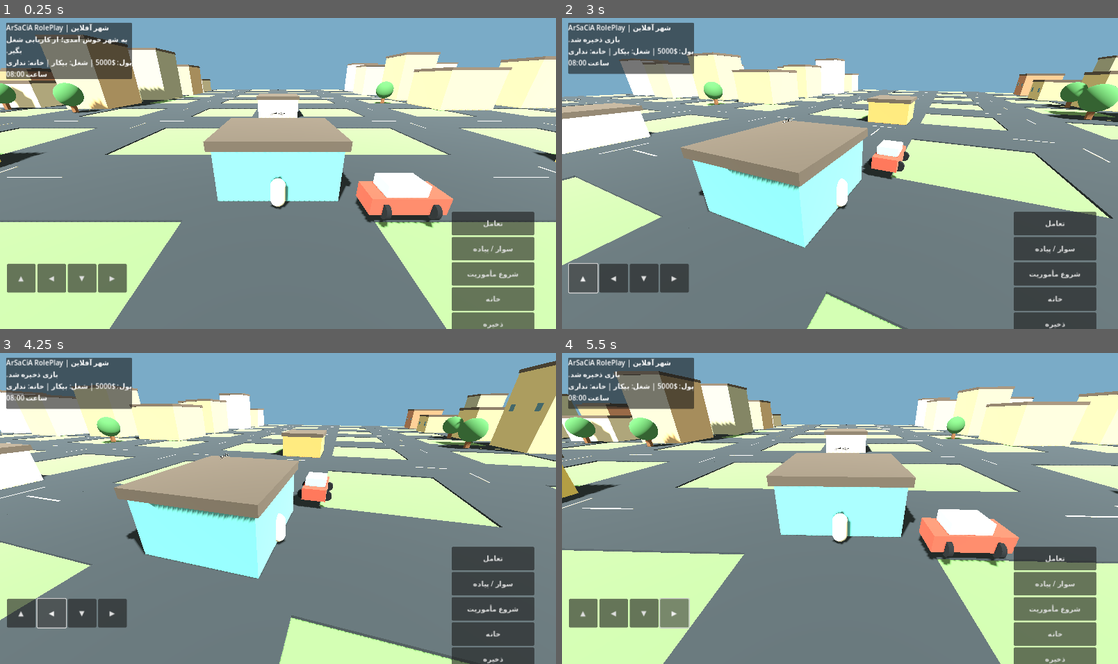
Above: before the commit, frames 1-4 (two rows, left to right).
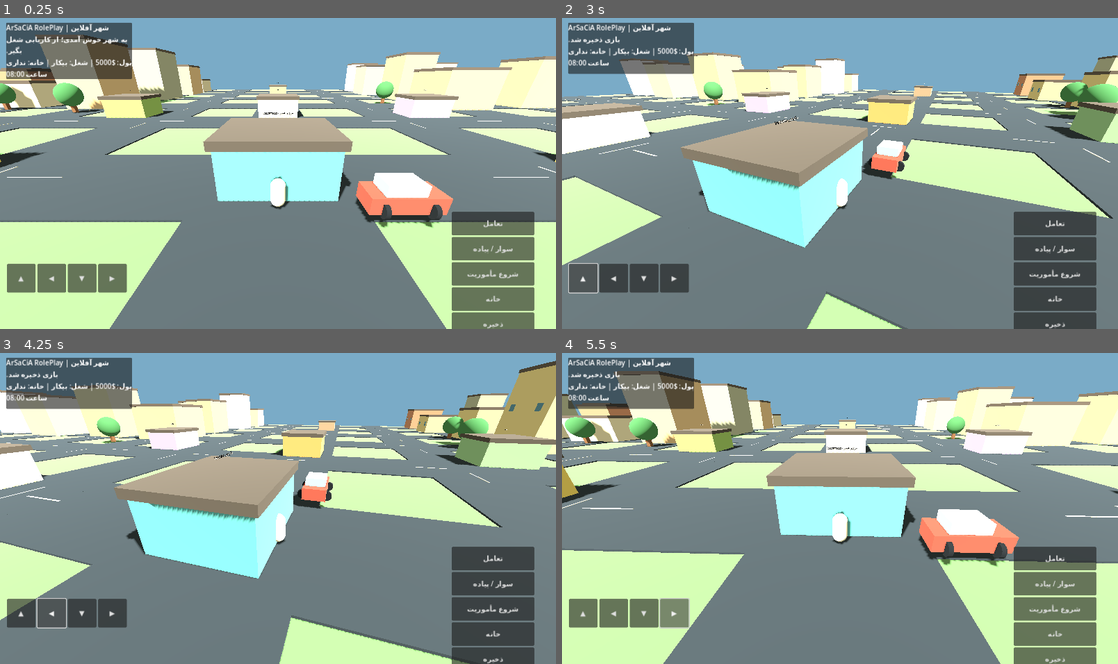
Above: after the commit, the same moments.

Repository: mvarkati1390-lgtm/FreeLife-Game
Game: Godot game, scene res://Main.tscn
Two runs of this game, one before a commit and one after it. Both use one fixed random seed, a clock stepped at 60 frames per second and the inputs below.
Inputs:
- Up to frame 1 (0.25 s): no input
- Up to frame 2 (3 s): click "تعامل" at 0.5 s; click "شروع مأموریت" at 1.25 s; click "ذخیره" at 2 s; click "▲" at 2.75 s
- Up to frame 3 (4.25 s): click "◀" at 3.5 s
- Up to frame 4 (5.5 s): click "▼" at 4.25 s; click "▶" at 5 s

The runs differ from the first frame. In frame 1, 1.7% of the frame differs, in the area x 17-83%, y 20-33%; in frame 2, 1.6%; in frame 3, 2.1%, in the area x 26-100%, y 21-38%; in frame 4, 1.7%.

Commit message:
Add ArSaCiA-inspired offline jobs and city districts

Diff:
--- a/scripts/main.gd
+++ b/scripts/main.gd
@@ -12,6 +12,11 @@
 var mission_active := false
 var mission_marker: MeshInstance3D
 var mission_target := Vector3(82, 0, -78)
+var mission_reward := 750
+var job_index := 0
+const JOBS := ["راننده تاکسی", "راننده اتوبوس", "راننده کامیون", "کشاورز", "خبرنگار", "مکانیک", "معلم"]
+const JOB_TARGETS := [Vector3(82,0,-78), Vector3(-92,0,72), Vector3(105,0,96), Vector3(-100,0,-90), Vector3(0,0,-112), Vector3(112,0,-15), Vector3(-20,0,112)]
+const JOB_REWARDS := [750, 900, 1200, 650, 700, 800, 700]
 var game_minutes := 8 * 60
 var save_path := "user://arsacia_save.json"
 
@@ -32,9 +37,9 @@
         var actor_pos = player.global_position
         if actor_pos.distance_to(mission_target) < 8.0:
             mission_active = false
-            cash += 750
+            cash += mission_reward
             mission_marker.visible = false
-            message_label.text = "مأموریت با موفقیت انجام شد! ۷۵۰ دلار گرفتی."
+            message_label.text = "مأموریت %s انجام شد! %s دلار پاداش گرفتی." % [current_job, mission_reward]
             _refresh_hud()
     var clock = hud.find_child("ClockLabel", true, false) if hud else null
     if clock:
@@ -87,7 +92,15 @@
     _add_location("تعمیرگاه", Vector3(31,0,0), Color("#d18a54"))
     _add_location("بانک", Vector3(0,0,-31), Color("#e5d48d"))
     _add_location("خانه فروشی", Vector3(0,0,31), Color("#b99ad5"))
-    _add_location("مرکز شهر", Vector3(0,0,0), Color("#5c9c9b"))
+    _add_location("مرکز شهر - Los Santos", Vector3(0,0,0), Color("#5c9c9b"))
+    _add_location("منطقه ساحلی", Vector3(-96,0,0), Color("#6b9da5"))
+    _add_location("منطقه صنعتی", Vector3(96,0,0), Color("#9b8068"))
+    _add_location("منطقه کوهستانی", Vector3(0,0,96), Color("#71865a"))
+    _add_location("منطقه تجاری", Vector3(0,0,-96), Color("#b7a06e"))
+    _add_location("ایستگاه اتوبوس", Vector3(-31,0,31), Color("#6595b0"))
+    _add_location("خبرگزاری", Vector3(31,0,-31), Color("#a58cba"))
+    _add_location("مدرسه", Vector3(31,0,31), Color("#86a77b"))
+    _add_location("مزرعه", Vector3(-31,0,-31), Color("#8ca85e"))
     _add_trees()
 
 func _add_location(label_text: String, pos: Vector3, color: Color):
@@ -233,8 +246,21 @@
         cash += 250
         message_label.text = "واریز آزمایشی انجام شد؛ ۲۵۰ دلار پاداش."
     elif nearest_name == "شهرداری و کاریابی":
-        current_job = "راننده تاکسی"
-        message_label.text = "شغل راننده تاکسی ثبت شد. مأموریت بگیر و به مقصد برو."
+        job_index = (job_index + 1) % JOBS.size()
+        current_job = JOBS[job_index]
+        message_label.text = "شغل جدید: %s. برای دریافت کار، شروع مأموریت را بزن." % current_job
+    elif nearest_name == "ایستگاه اتوبوس":
+        current_job = "راننده اتوبوس"
+        message_label.text = "شغل راننده اتوبوس انتخاب شد. مأموریت بگیر."
+    elif nearest_name == "خبرگزاری":
+        current_job = "خبرنگار"
+        message_label.text = "شغل خبرنگار انتخاب شد. مأموریت بگیر."
+    elif nearest_name == "مدرسه":
+        current_job = "معلم"
+        message_label.text = "شغل معلم انتخاب شد. مأموریت بگیر."
+    elif nearest_name == "مزرعه":
+        current_job = "کشاورز"
+        message_label.text = "شغل کشاورز انتخاب شد. مأموریت بگیر."
     elif nearest_name == "تعمیرگاه":
         cash = max(0, cash - 100)
         message_label.text = "ماشین سرویس شد؛ ۱۰۰ دلار هزینه."
@@ -262,8 +288,14 @@
         message_label.text = "مأموریت فعال است؛ به نشان زرد روی نقشه برو."
         return
     mission_active = true
+    var idx := JOBS.find(current_job)
+    if idx < 0: idx = 0
+    mission_target = JOB_TARGETS[idx]
+    mission_reward = JOB_REWARDS[idx]
+    if mission_marker and is_instance_valid(mission_marker):
+        mission_marker.queue_free()
     mission_marker = _box(self, mission_target + Vector3(0,1.2,0), Vector3(3,2.4,3), Color("#f2d23b"), "MissionDestination")
-    message_label.text = "مأموریت شروع شد؛ به نشان زرد برو. پاداش: ۷۵۰ دلار."
+    message_label.text = "مأموریت %s شروع شد؛ به نشان زرد برو. پاداش: %s دلار." % [current_job, mission_reward]
 
 func _buy_or_visit_house():
     if player.global_position.distance_to(Vector3(0,0,31)) > 18:
@@ -280,7 +312,7 @@
     _refresh_hud()
 
 func _save_game():
-    var data = {"cash":cash,"job":current_job,"house_owned":house_owned,"player":[player.position.x,player.position.y,player.position.z]}
+    var data = {"cash":cash,"job":current_job,"job_index":job_index,"house_owned":house_owned,"player":[player.position.x,player.position.y,player.position.z]}
     var f = FileAccess.open(save_path, FileAccess.WRITE)
     if f:
         f.store_string(JSON.stringify(data))
@@ -296,6 +328,7 @@
     if typeof(parsed) == TYPE_DICTIONARY:
         cash = int(parsed.get("cash",cash))
         current_job = str(parsed.get("job",current_job))
+        job_index = int(parsed.get("job_index", max(0, JOBS.find(current_job))))
         house_owned = bool(parsed.get("house_owned",false))
         var p = parsed.get("player",[])
         if p.size() == 3:
